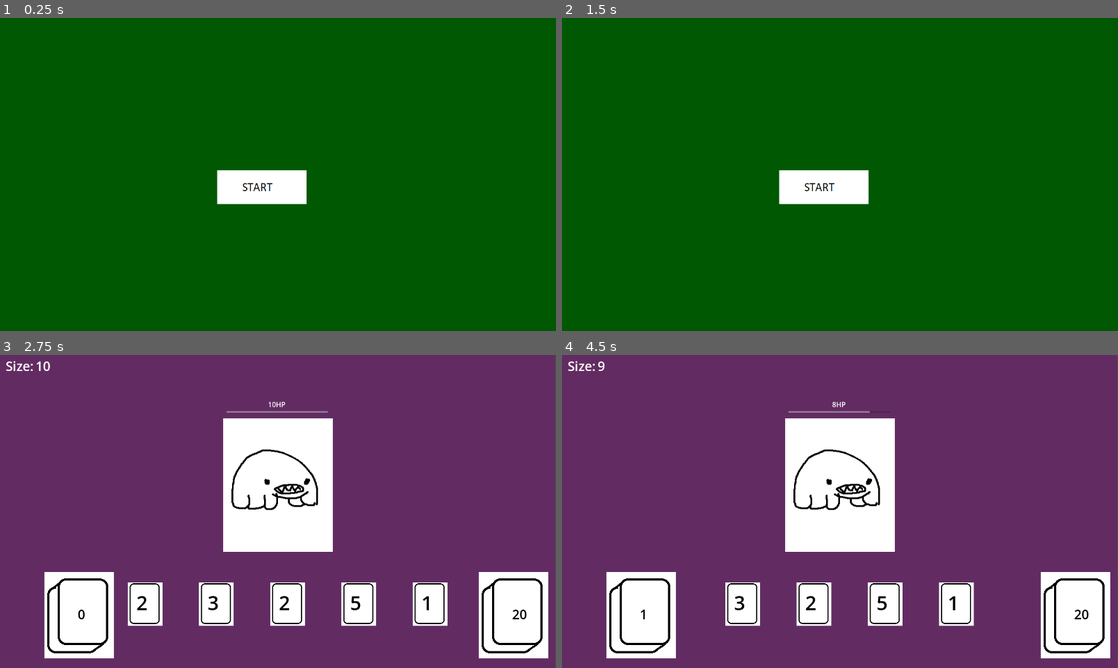
Above: before the commit, frames 1-4 (two rows, left to right).
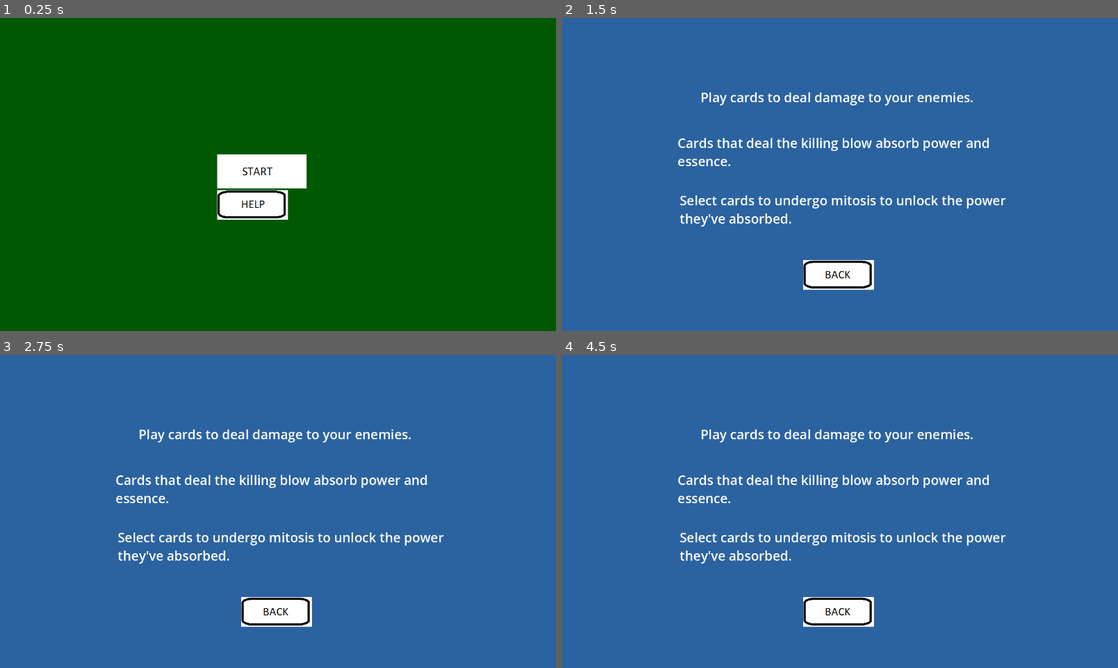
Above: after the commit, the same moments.

Repository: SebMarson/gmtk-gamejam-2024
Game: Godot game, scene res://scenes/start_screen.tscn
The game is run twice, just before and just after one commit, with the same random seed, the same clock (stepped at 60 frames per second) and the same inputs.
Inputs (mouse positions are in pixels of both pictures, inside the frame that each line leads up to):
- Up to frame 1 (0.25 s): no input
- Up to frame 2 (1.5 s): click (823, 205) at 0.52 s; click (840, 274) at 1.27 s
- Up to frame 3 (2.75 s): click (261, 524) at 2.02 s
- Up to frame 4 (4.5 s): tap Enter at 2.75, 4.25 s; move the mouse to (1073, 614) at 2.77 s; click (1073, 614) at 2.92 s; tap Space at 3.5 s; move the mouse to (639, 614) at 3.52 s; click (639, 614) at 3.67 s; move the mouse to (706, 602) at 4.27 s; click (706, 602) at 4.42 s

The runs differ from the first frame. In frame 1, 2.0% of the frame differs, in the area x 39-56%, y 43-65%; in frame 2, 100%, in the area x 0-100%, y 0-100%; in frame 3, 99%; in frame 4, 99%.

Commit message:
Added the mitosis mechanic, and the help screen

Diff:
--- /dev/null
+++ b/mitosis_screen.gd
@@ -0,0 +1,49 @@
+extends Control
+
+var level
+var originalCard
+var newCards
+
+# Called when the node enters the scene tree for the first time.
+func _ready() -> void:
+	pass # Replace with function body.
+
+
+# Called every frame. 'delta' is the elapsed time since the previous frame.
+func _process(delta: float) -> void:
+	pass
+
+
+func _gui_input(event) -> void:
+	if (event is InputEventMouseButton) or (event is InputEventKey):
+		print("Interrupt mitosis screen")
+		$Timer.stop()
+		$Timer.timeout
+
+func setLevel(level) -> void:
+	self.level = level
+
+func loadCards(originalCard, newCards) -> void:
+	self.originalCard = originalCard
+	self.newCards = newCards
+	$HBoxContainer.custom_minimum_size = originalCard.size
+	$HBoxContainer/OriginalCardHolder.custom_minimum_size = originalCard.size
+	$HBoxContainer/OriginalCardHolder.add_child(originalCard)
+
+	for newCard in newCards:
+		$HBoxContainer/NewCardHolder.add_child(newCard)
+
+	$Timer.start(3)
+
+
+func _on_timer_timeout() -> void:
+	# Remove original card
+	$HBoxContainer/OriginalCardHolder.remove_child(originalCard)
+
+	# remove new cards
+	for child in newCards:
+		$HBoxContainer/NewCardHolder.remove_child(child)
+
+	originalCard = null
+	newCards = null
+	level.continueFights()
--- a/scenes/card.gd
+++ b/scenes/card.gd
@@ -28,7 +28,11 @@
 func _gui_input(event) -> void:
 	if event is InputEventMouseButton:
 		if event.button_index == MOUSE_BUTTON_LEFT and event.is_pressed():
-			play_card()
+			print("Card clicked on")
+			if (inPlay):
+				play_card()
+			else:
+				level.deckScreen.cardClicked(self)
 
 func setLevel(levelRef) -> void:
 	level = levelRef
@@ -83,22 +87,21 @@
 
 
 func play_card() -> void:
-	print("Card clicked on")
-	if (inPlay):
-		# Do effects
-		if (essence != null):
-			essence.executeCardPlayed(level, level.currentMonster, self)
-		else:
-			print("No effect on card")
+	# Do effects
+	if (essence != null):
+		essence.executeCardPlayed(level, level.currentMonster, self)
+	else:
+		print("No effect on card")
 
-		# Deal base damage to monster
-		if (power > 0) and (level.currentMonster != null):
-			level.currentMonster.dealDamage(self, power)
+	# Deal base damage to monster
+	if (power > 0) and (level.currentMonster != null):
+		level.currentMonster.dealDamage(self, power)
 
-		# Discard
-		discard()
+	# Discard
+	discard()
 
-		# Prompt level to do its post user-go stuff
-		level.postUserGo()
-	else:
-		print("Mitosis")
+	# Prompt level to do its post user-go stuff
+	level.postUserGo()
+
+func killSelf() -> void:
+	queue_free()
--- a/scenes/card.tscn
+++ b/scenes/card.tscn
@@ -1,7 +1,8 @@
-[gd_scene load_steps=4 format=3 uid="uid://pyyo2skooos"]
+[gd_scene load_steps=5 format=3 uid="uid://pyyo2skooos"]
 
 [ext_resource type="Texture2D" uid="uid://2urqunq38dgl" path="res://graphics/card.png" id="1_ugj55"]
 [ext_resource type="Script" path="res://scenes/card.gd" id="1_v6vv0"]
+[ext_resource type="Texture2D" uid="uid://u2u6hcac7td8" path="res://graphics/selected.png" id="3_kh6bt"]
 
 [sub_resource type="GDScript" id="GDScript_w4t4v"]
 script/source = "extends Sprite2D
@@ -47,3 +48,9 @@
 position = Vector2(82, 102)
 texture = ExtResource("1_ugj55")
 script = SubResource("GDScript_w4t4v")
+
+[node name="SelectedSprite" type="Sprite2D" parent="."]
+visible = false
+modulate = Color(1, 1, 1, 0.752941)
+position = Vector2(82, 102)
+texture = ExtResource("3_kh6bt")
--- a/scenes/deck.gd
+++ b/scenes/deck.gd
@@ -57,6 +57,9 @@
 	cards.append_array(newCards)
 	$Label.text = str(cards.size())
 
+func removeCard(card) -> void:
+	cards.erase(card)
+
 func removeAllCards() -> Array:
 	var returnCards = cards
 	cards = []
--- a/scenes/deck_screen.gd
+++ b/scenes/deck_screen.gd
@@ -2,6 +2,7 @@
 
 var level
 var cards = []
+var selectedCards = []
 
 # Called when the node enters the scene tree for the first time.
 func _ready() -> void:
@@ -20,18 +21,84 @@
 	for card in cards:
 		$DeckSVBoxContainer/DeckSScrollContainer/DeckSGridContainer.add_child(card)
 
+
+func cardClicked(card) -> void:
+	if (selectedCards.has(card)):
+		print("Unselected card")
+		card.get_node("SelectedSprite").visible = false
+		selectedCards.erase(card)
+	elif(selectedCards.size() == 0):
+		print("Selected card")
+		card.get_node("SelectedSprite").visible = true
+		selectedCards.append(card)
+
+
 # Called every frame. 'delta' is the elapsed time since the previous frame.
 func _process(_delta: float) -> void:
 	pass
+
 
 func setLevel(levelRef) -> void:
 	level = levelRef
 
 
 func _on_continue_button_pressed() -> void:
+	backToLevel()
+
+
+func backToLevel() -> void:
 	for card in cards:
 		$DeckSVBoxContainer/DeckSScrollContainer/DeckSGridContainer.remove_child(card)
 
 	cards = []
 
 	level.continueFights()
+
+
+func toMitosis(originalCard, newCards) -> void:
+	for card in cards:
+		$DeckSVBoxContainer/DeckSScrollContainer/DeckSGridContainer.remove_child(card)
+
+	cards = []
+
+	level.goToMitosisScreen(originalCard, newCards)
+
+
+func _on_mitosis_button_pressed() -> void:
+	print("Mitosis selected")
+	if selectedCards.size() > 0:
+		var cardScene : PackedScene = load("res://scenes/card.tscn")
+
+		var originalCard = null
+		var newCards = []
+		for card in selectedCards:
+			var damage = card.power/2
+
+			var newCardOne = cardScene.instantiate()
+			newCardOne.setPower(damage)
+			newCardOne.setLevel(level)
+			newCards.append(newCardOne)
+
+			var newCardTwo = cardScene.instantiate()
+			newCardTwo.setPower(damage)
+			newCardTwo.setLevel(level)
+			newCards.append(newCardTwo)
+
+			if (card.essence != null):
+				card.essence.executeCardMitosis(level, card, newCards)
+
+			# Add cards to deck
+			for newCard in newCards:
+				level.drawDeck.addCard(newCard)
+
+			originalCard = card
+
+		# Remove old cards from deck
+		while (selectedCards.size() > 0):
+			var selectedCard = selectedCards[0]
+			level.drawDeck.removeCard(selectedCard)
+			selectedCards.erase(selectedCard)
+
+		$DeckSVBoxContainer/DeckSScrollContainer/DeckSGridContainer.remove_child(originalCard)
+		originalCard.get_node("SelectedSprite").visible = false
+		toMitosis(originalCard, newCards)
--- a/scenes/deck_screen.tscn
+++ b/scenes/deck_screen.tscn
@@ -38,4 +38,5 @@
 texture_normal = ExtResource("4_jvemk")
 texture_pressed = ExtResource("5_u71p8")
 
+[connection signal="pressed" from="DeckSVBoxContainer/DeckSHBoxContainer/MitosisButton" to="." method="_on_mitosis_button_pressed"]
 [connection signal="pressed" from="DeckSVBoxContainer/DeckSHBoxContainer/ContinueButton" to="." method="_on_continue_button_pressed"]
--- /dev/null
+++ b/scenes/help_screen.gd
@@ -0,0 +1,15 @@
+extends Node2D
+
+
+# Called when the node enters the scene tree for the first time.
+func _ready() -> void:
+	pass # Replace with function body.
+
+
+# Called every frame. 'delta' is the elapsed time since the previous frame.
+func _process(delta: float) -> void:
+	pass
+
+
+func _on_back_button_pressed() -> void:
+	get_tree().change_scene_to_file("res://scenes/start_screen.tscn")
--- /dev/null
+++ b/scenes/help_screen.tscn
@@ -0,0 +1,60 @@
+[gd_scene load_steps=4 format=3 uid="uid://dv1nroopgvfce"]
+
+[ext_resource type="Script" path="res://scenes/help_screen.gd" id="1_uchn5"]
+[ext_resource type="Texture2D" uid="uid://dox01wd67swwr" path="res://graphics/buttons/back_button.png" id="2_w1egf"]
+[ext_resource type="Texture2D" uid="uid://dlv4ev1vyfiw3" path="res://graphics/buttons/back_button_hover.png" id="3_3glo2"]
+
+[node name="HelpScreen" type="Node2D"]
+script = ExtResource("1_uchn5")
+
+[node name="Background" type="ColorRect" parent="."]
+z_index = -1
+offset_right = 1280.0
+offset_bottom = 720.0
+color = Color(0.170574, 0.383307, 0.627234, 1)
+
+[node name="VBoxContainer" type="VBoxContainer" parent="."]
+offset_left = 600.0
+offset_top = 200.0
+offset_right = 763.0
+offset_bottom = 272.0
+
+[node name="HelpText" type="RichTextLabel" parent="."]
+custom_minimum_size = Vector2(800, 400)
+offset_left = 319.0
+offset_top = 161.0
+offset_right = 1119.0
+offset_bottom = 561.0
+theme_override_font_sizes/normal_font_size = 30
+text = "Play cards to deal damage to your enemies."
+fit_content = true
+
+[node name="BackButton" type="TextureButton" parent="."]
+offset_left = 555.0
+offset_top = 557.0
+offset_right = 718.0
+offset_bottom = 625.0
+texture_normal = ExtResource("2_w1egf")
+texture_hover = ExtResource("3_3glo2")
+
+[node name="HelpText2" type="RichTextLabel" parent="."]
+custom_minimum_size = Vector2(800, 400)
+offset_left = 266.0
+offset_top = 266.0
+offset_right = 1066.0
+offset_bottom = 666.0
+theme_override_font_sizes/normal_font_size = 30
+text = "Cards that deal the killing blow absorb power and essence."
+fit_content = true
+
+[node name="HelpText3" type="RichTextLabel" parent="."]
+clip_contents = false
+offset_left = 271.0
+offset_top = 398.0
+offset_right = 1071.0
+offset_bottom = 798.0
+theme_override_font_sizes/normal_font_size = 30
+text = "Select cards to undergo mitosis to unlock the power they've absorbed."
+fit_content = true
+
+[connection signal="pressed" from="BackButton" to="." method="_on_back_button_pressed"]
--- a/scenes/level.gd
+++ b/scenes/level.gd
@@ -4,12 +4,14 @@
 var deckScene : PackedScene = load("res://scenes/deck.tscn")
 var monsterScene : PackedScene = load("res://scenes/monster.tscn")
 var deckScreenScene = load("res://scenes/deck_screen.tscn")
+var mitosisScene = load("res://scenes/mitosis_screen.tscn")
 
 # UI Elements
 var hand
 var drawDeck
 var discardDeck
 var deckScreen
+var mitosisScreen
 
 # Internal vars
 var currentMonster
@@ -25,7 +27,7 @@
 func _ready() -> void:
 	# Initialize Draw Deck
 	drawDeck = deckScene.instantiate()
-	drawDeck.setup(25)
+	drawDeck.setup(15)
 	drawDeck.setLevel(self)
 	drawDeck.position = Vector2(1100, 500)
 	add_child(drawDeck)
@@ -48,6 +50,13 @@
 	deckScreen.setLevel(self)
 	deckScreen.position = Vector2(200, 100)
 	deckScreen.size = Vector2(900, 500)
+
+	# Initialize mitosis screen
+	mitosisScreen = mitosisScene.instantiate()
+	mitosisScreen.setLevel(self)
+	mitosisScreen.position = Vector2(600, 100)
+	mitosisScreen.size = Vector2(900, 500)
+
 
 	# Setup score board
 	setSizeValue()
@@ -92,6 +101,9 @@
 		# The monster is dead, shuffle cards back into draw deck
 		shuffleDiscard()
 
+		goToDeckScreen()
+
+func goToDeckScreen() -> void:
 		# Show deck screen
 		remove_child(hand)
 		remove_child(drawDeck)
@@ -99,12 +111,22 @@
 		add_child(deckScreen)
 		deckScreen.loadCards()
 
+func goToMitosisScreen(originalCard, newCards) -> void:
+		# Show deck screen
+		remove_child(hand)
+		remove_child(drawDeck)
+		remove_child(discardDeck)
+		remove_child(deckScreen)
+		add_child(mitosisScreen)
+		mitosisScreen.loadCards(originalCard, newCards)
+
 func continueFights() -> void:
 		# Hide deck screen
 		add_child(hand)
 		add_child(drawDeck)
 		add_child(discardDeck)
 		remove_child(deckScreen)
+		remove_child(mitosisScreen)
 
 		spawnMonster()
 		hand.draw()
--- /dev/null
+++ b/scenes/mitosis_screen.tscn
@@ -0,0 +1,33 @@
+[gd_scene load_steps=3 format=3 uid="uid://cxt3s53gi7mrk"]
+
+[ext_resource type="Script" path="res://mitosis_screen.gd" id="1_8yie1"]
+[ext_resource type="Texture2D" uid="uid://bt036puwum4tn" path="res://graphics/mitosis_arrow.png" id="2_uect6"]
+
+[node name="MitosisScreen" type="Control"]
+layout_mode = 3
+anchors_preset = 0
+offset_right = 40.0
+offset_bottom = 40.0
+script = ExtResource("1_8yie1")
+
+[node name="HBoxContainer" type="HBoxContainer" parent="."]
+layout_mode = 0
+offset_right = 40.0
+offset_bottom = 40.0
+
+[node name="OriginalCardHolder" type="HBoxContainer" parent="HBoxContainer"]
+layout_mode = 2
+
+[node name="Arrow" type="Sprite2D" parent="HBoxContainer"]
+texture = ExtResource("2_uect6")
+
+[node name="NewCardHolder" type="VBoxContainer" parent="HBoxContainer"]
+layout_mode = 2
+
+[node name="Timer" type="Timer" parent="."]
+wait_time = 3.0
+one_shot = true
+autostart = true
+
+[connection signal="child_exiting_tree" from="HBoxContainer/OriginalCardHolder" to="." method="_on_original_card_holder_child_exiting_tree"]
+[connection signal="timeout" from="Timer" to="." method="_on_timer_timeout"]
--- a/scenes/monsters/ant.tscn
+++ b/scenes/monsters/ant.tscn
@@ -4,5 +4,5 @@
 
 [node name="Monster" instance=ExtResource("1_6p8pe")]
 NAME = "ANT"
-ESSENCE = "STRONG"
+ESSENCENAME = "STRONG"
 IMG_PATH = "res://graphics/monsters/ant.png"
--- a/scenes/monsters/cat.tscn
+++ b/scenes/monsters/cat.tscn
@@ -4,5 +4,5 @@
 
 [node name="Monster" instance=ExtResource("1_680fy")]
 NAME = "CAT"
-ESSENCE = "FAST"
+ESSENCENAME = "FAST"
 IMG_PATH = "res://graphics/monsters/cat.png"
--- a/scenes/monsters/worm.tscn
+++ b/scenes/monsters/worm.tscn
@@ -4,5 +4,5 @@
 
 [node name="Monster" instance=ExtResource("1_htp5g")]
 NAME = "WORM"
-ESSENCE = "DARKNESS"
+ESSENCENAME = "DARKNESS"
 IMG_PATH = "res://graphics/monsters/worm.png"
--- a/scenes/start_screen.gd
+++ b/scenes/start_screen.gd
@@ -13,3 +13,7 @@
 
 func _on_start_button_pressed() -> void:
 	get_tree().change_scene_to_file("res://scenes/level.tscn")
+
+
+func _on_help_button_pressed() -> void:
+	get_tree().change_scene_to_file("res://scenes/help_screen.tscn")
--- a/scenes/start_screen.tscn
+++ b/scenes/start_screen.tscn
@@ -1,9 +1,11 @@
-[gd_scene load_steps=5 format=3 uid="uid://muiphjp2gdq4"]
+[gd_scene load_steps=7 format=3 uid="uid://muiphjp2gdq4"]
 
 [ext_resource type="Script" path="res://scenes/start_screen.gd" id="1_tqxqu"]
 [ext_resource type="Texture2D" uid="uid://bafq5phsgf2q6" path="res://graphics/buttons/start_button.png" id="2_4i75w"]
 [ext_resource type="Texture2D" uid="uid://dw1vjuak0lg7p" path="res://graphics/buttons/start_button_hover.png" id="3_lhroi"]
 [ext_resource type="Script" path="res://scenes/start_button.gd" id="4_5w0x3"]
+[ext_resource type="Texture2D" uid="uid://d3y25o77semp1" path="res://graphics/buttons/help_button.png" id="5_0gw6c"]
+[ext_resource type="Texture2D" uid="uid://cncuv76unndb1" path="res://graphics/buttons/help_button_hover.png" id="6_gfc3g"]
 
 [node name="StartScreen" type="Node2D"]
 script = ExtResource("1_tqxqu")
@@ -37,4 +39,10 @@
 stretch_mode = 0
 script = ExtResource("4_5w0x3")
 
+[node name="HelpButton" type="TextureButton" parent="ButtonMarginContainer/ButtonVBoxContainer"]
+layout_mode = 2
+texture_normal = ExtResource("5_0gw6c")
+texture_hover = ExtResource("6_gfc3g")
+
 [connection signal="pressed" from="ButtonMarginContainer/ButtonVBoxContainer/StartButton" to="." method="_on_start_button_pressed"]
+[connection signal="pressed" from="ButtonMarginContainer/ButtonVBoxContainer/HelpButton" to="." method="_on_help_button_pressed"]
--- a/scripts/Essence.gd
+++ b/scripts/Essence.gd
@@ -22,5 +22,5 @@
 	pass
 
 # Performs some action after mitosis on a card
-func executeCardMitosis(level, monster, originalCard, newCardArray) -> void:
+func executeCardMitosis(level, originalCard, newCardArray) -> void:
 	pass
--- a/scripts/essences/darkness_essence.gd
+++ b/scripts/essences/darkness_essence.gd
@@ -14,5 +14,5 @@
 	pass
 
 # Performs some action after mitosis on a card
-func executeCardMitosis(level, monster, originalCard, newCardArray) -> void:
+func executeCardMitosis(level, originalCard, newCardArray) -> void:
 	pass
--- a/scripts/essences/strong_essence.gd
+++ b/scripts/essences/strong_essence.gd
@@ -13,7 +13,8 @@
 func executeCardPlayed(level, monster, card) -> void:
 	pass
 
+
 # Performs some action after mitosis on a card
-func executeCardMitosis(level, monster, originalCard, newCardArray) -> void:
+func executeCardMitosis(level, originalCard, newCardArray) -> void:
 	for card in newCardArray:
 		card.power = originalCard.power
Binary file added: graphics/buttons/back_button.png
Not shown, added: graphics/buttons/back_button.png.import
Binary file added: graphics/buttons/back_button_hover.png
Not shown, added: graphics/buttons/back_button_hover.png.import
Binary file added: graphics/buttons/help_button.png
Not shown, added: graphics/buttons/help_button.png.import
Binary file added: graphics/buttons/help_button_hover.png
Not shown, added: graphics/buttons/help_button_hover.png.import
Binary file added: graphics/mitosis_arrow.png
Not shown, added: graphics/mitosis_arrow.png.import
Binary file added: graphics/selected.png
Not shown, added: graphics/selected.png.import
